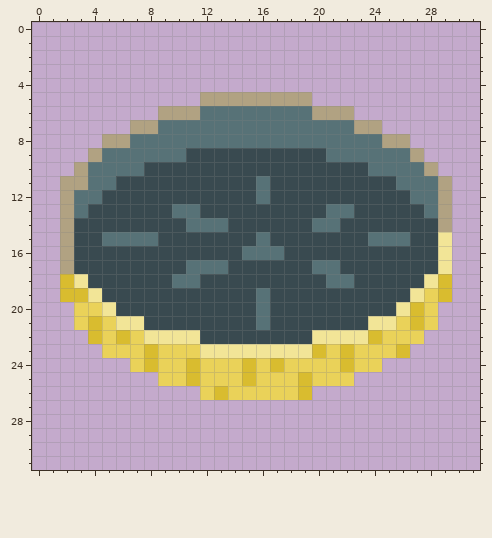
A pixel-art sprite gets an edit: Levels/Resources/UpdatedPalette/LilyPad_Bounce_32x32.png. Above, as it was before the edit.
The file is 32x32 pixels.
The result:
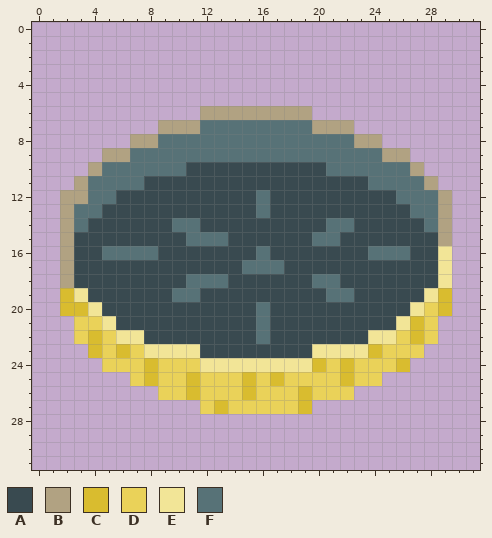
Palette (. is transparent): A #394a50  B #b1a282  C #d9bc2f  D #ead259  E #f2e597  F #577277
Edits made:
y 5: x 12..19 BBBBBBBB -> ........
y 6: x 9..22 BBBFFFFFFFFBBB -> ...BBBBBBBB...
y 7: x 7..11 BBFFF -> ..BBB; x 20..24 FFFBB -> BBB..
y 8: x 5..8 BBFF -> ..BB; x 23..26 FFBB -> BB..
y 9: x 4..6 BFF -> .BB; x 11..20 AAAAAAAAAA -> FFFFFFFFFF; x 25..27 FFB -> BB.
y 10: x 3..4 BF -> .B; x 8..10 AAA -> FFF; x 21..23 AAA -> FFF; x 27..28 FB -> B.
y 11: x 2 B -> .; x 6..7 AA -> FF; x 16 F -> A; x 24..25 AA -> FF; x 28..29 FB -> B.
y 12: x 3 F -> B; x 5 A -> F; x 26 A -> F
y 13: x 4 A -> F; x 10..11 FF -> AA; x 16 A -> F; x 21..22 FF -> AA; x 27 A -> F
y 14: x 3 A -> F; x 10 A -> F; x 12..13 FF -> AA; x 20 F -> A; x 22 A -> F; x 28 A -> F
y 15: x 5..8 FFFF -> AAAA; x 11..13 AAA -> FFF; x 16 F -> A; x 20..21 AA -> FF; x 24..26 FFF -> AAA; x 29 E -> B
y 16: x 5..8 AAAA -> FFFF; x 15 F -> A; x 17 F -> A; x 24..26 AAA -> FFF
y 17: x 11..13 FFF -> AAA; x 15..17 AAA -> FFF; x 20..21 FF -> AA
y 18: x 2..3 CE -> BA; x 10 F -> A; x 12..13 AA -> FF; x 20 A -> F; x 22 F -> A; x 28..29 EC -> AE
y 19: x 3..4 CE -> EA; x 10..11 AA -> FF; x 16 F -> A; x 21..22 AA -> FF; x 27..28 ED -> AE
y 20: x 2..5 .DDE -> CCEA; x 26..27 EC -> AE; x 29 . -> C
y 21: x 4..7 CDEE -> DEAA; x 24..26 EED -> AAE
y 22: x 3 . -> D; x 6..11 CDEEEE -> EEAAAA; x 16 A -> F; x 20..25 EEEECD -> AAAAEE; x 27..28 D. -> CD
y 23: x 4 . -> C; x 6 D -> C; x 8..24 CDDDEEEEEEEECDCDD -> EEEEAAAAAAAAEEEEC; x 26..27 C. -> DD
y 24: x 5..6 .. -> DD; x 11..20 CDDDCDCDDD -> DEEEEEEEEC; x 25..26 .. -> DC
y 25: x 7..8 .. -> DC; x 17 D -> C; x 19 C -> D; x 22..24 D.. -> CDD
y 26: x 9..11 ... -> DDC; x 13 C -> D; x 15 D -> C; x 20..22 ... -> DDD
y 27: x 12..19 ........ -> DCDDDDDC
